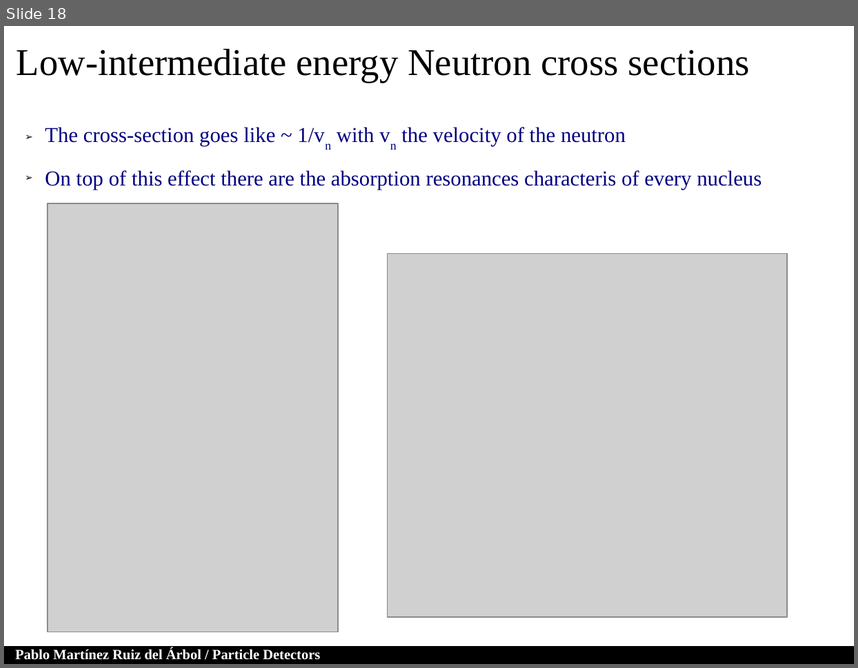
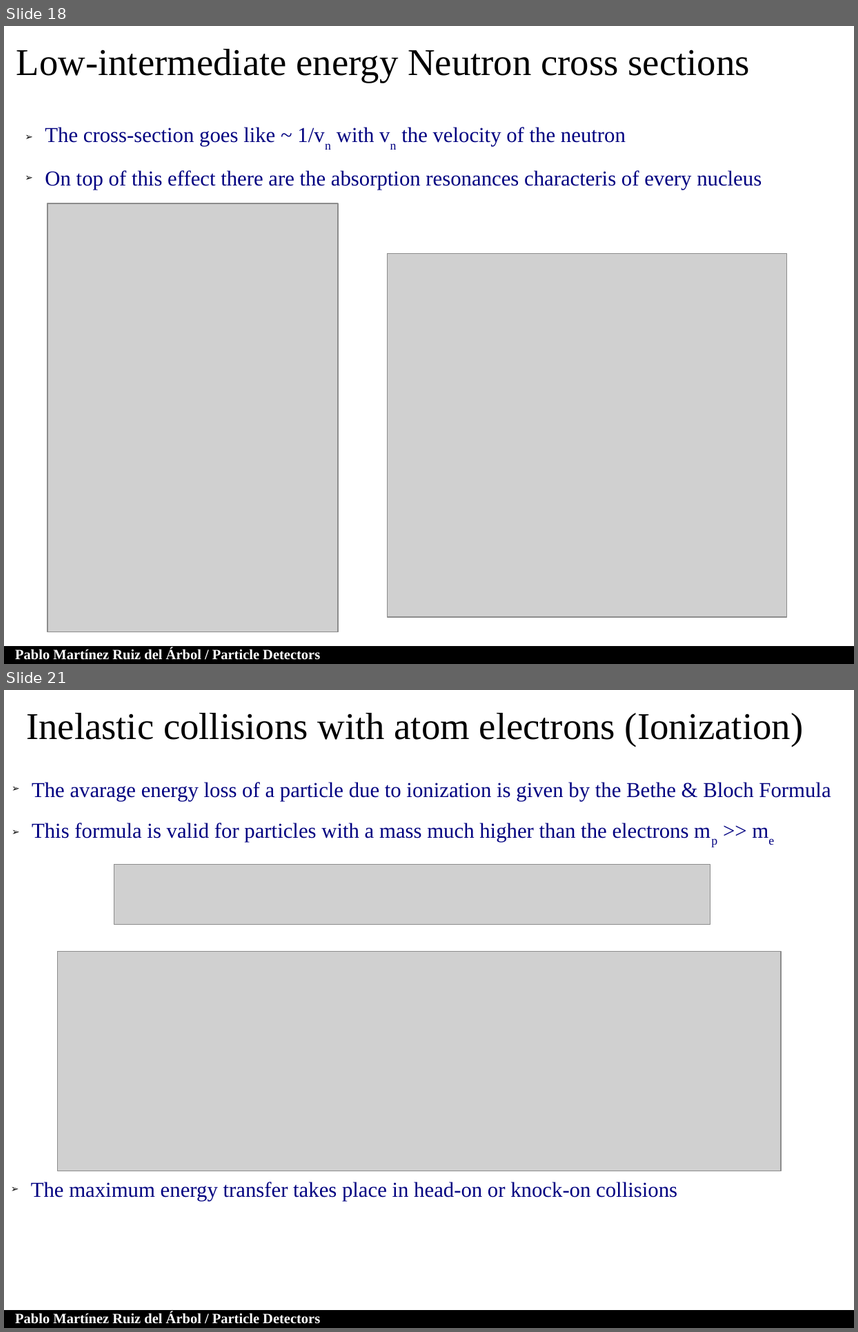
Before and after one commit to parbol/Plaza, a slide deck: FisicaDeParticulasElementales/Tema2.pptx. Shown one above the other, each under a label of ours: slide 18 before the commit, slides 18 and 21 after it; the slides between them are not shown. The pictures are 858x668 and 858x1332 pixels, drawn with LibreOffice and Linux fonts; fonts in the diff are those of the drawing; grey boxes stand for pictures. Boxes give left, top, right and bottom in pixels: in the first picture for what was removed or moved away, otherwise in the second. Text is boxed around its words. In the diff, an @@ line names an element or a change of style, - is before the commit and + after.

```diff
--- a/FisicaDeParticulasElementales/Tema2.pptx
+++ b/FisicaDeParticulasElementales/Tema2.pptx
@@ slide 21 added at <box>4,690,854,1328</box>, background #FFFFFF at 20% opacity; not listed: 2 template elements that a slide beside it also shows @@
@@ free added at <box>4,698,833,758</box>, 32 pt, text #000000 @@
+Inelastic collisions with atom electrons (Ionization)
@@ free added at <box>4,756,854,865</box>, 18 pt, text #000080 @@
+➢ The avarage energy loss of a particle due to ionization is given by the Bethe & Bloch Formula
+➢ This formula is valid for particles with a mass much higher than the electrons mp >> me
@@ picture added at <box>114,865,711,925</box> @@
@@ picture added at <box>58,951,781,1170</box> @@
@@ free added at <box>4,1156,854,1264</box>, 18 pt, text #000080 @@
+➢ The maximum energy transfer takes place in head-on or knock-on collisions
```
Also in this commit, not shown: 5 slides changed, 5 other slides added.
